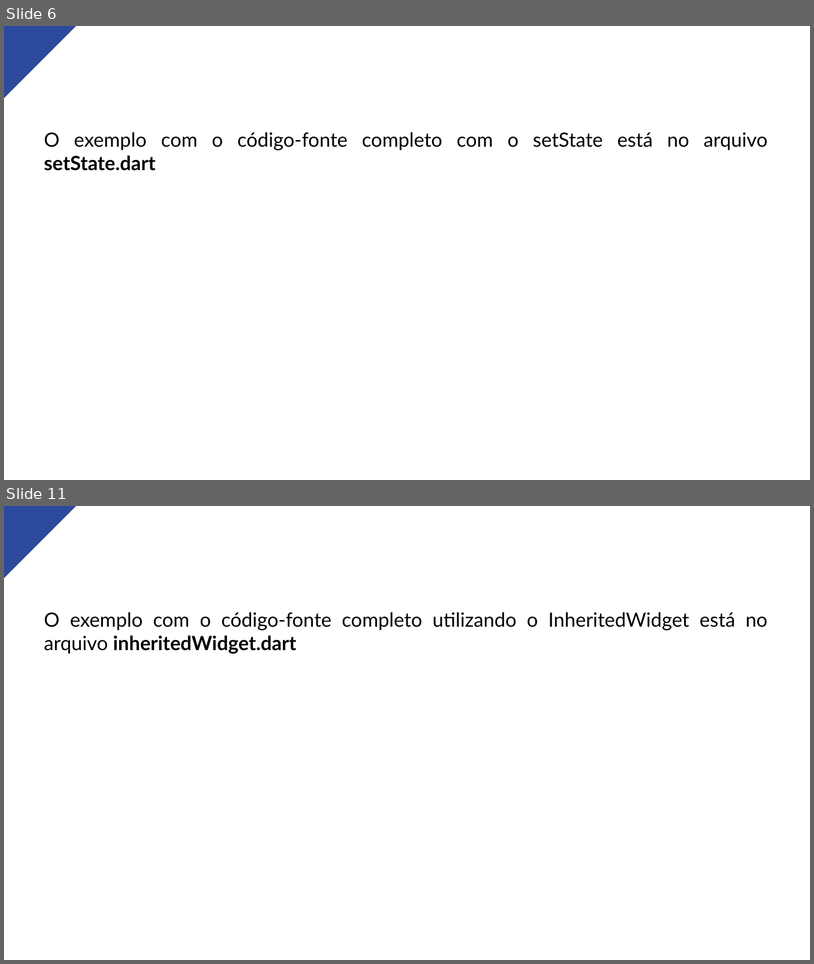
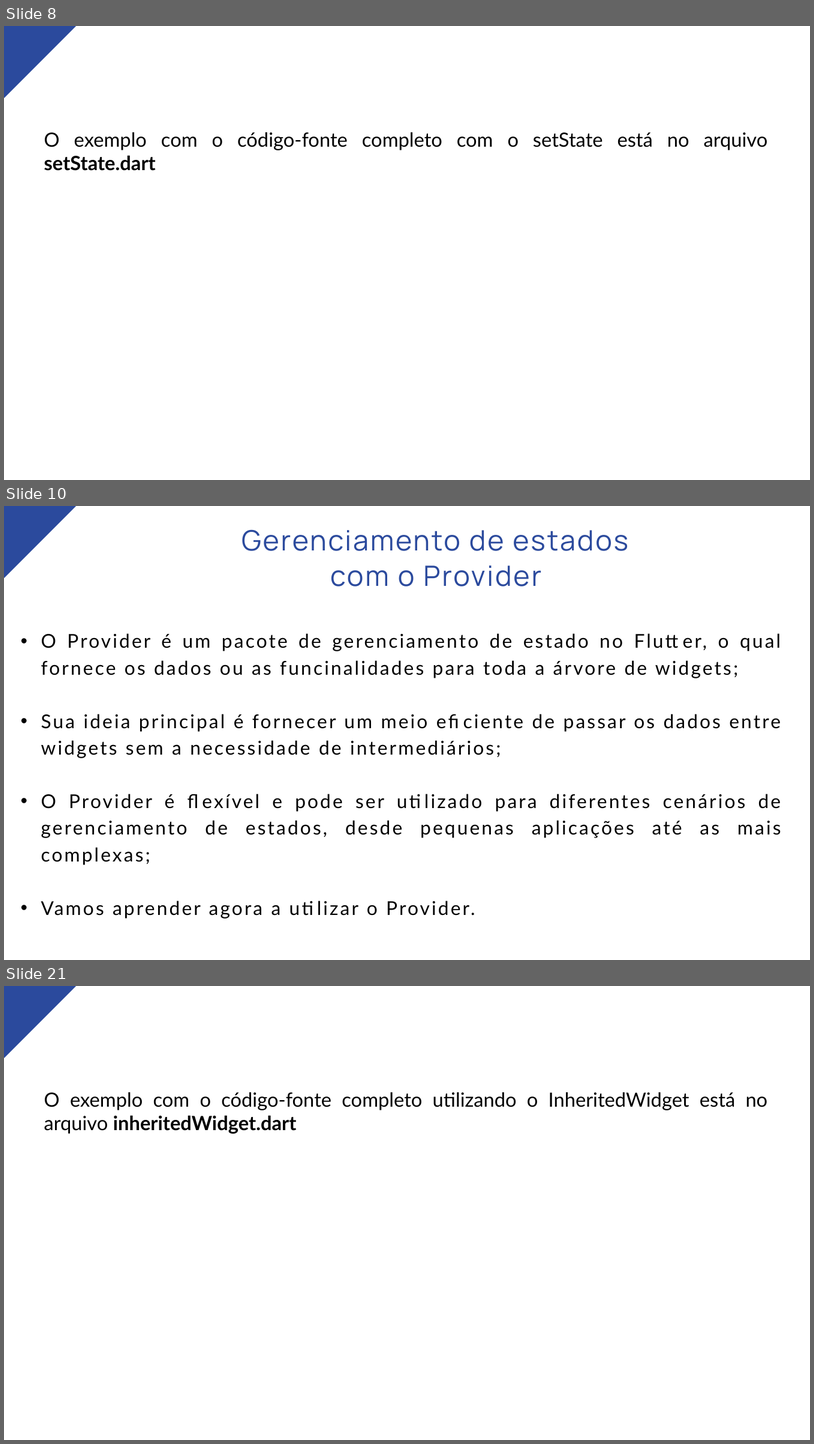
Before and after one commit to marcosdosea/TreinamentoFlutter, a slide deck: Aula11-Manipulação de Estados/Aula11-Manipulação de Estados.pptx. Shown one above the other, each under a label of ours: slides 6 and 11 before the commit, slides 8, 10 and 21 after it; the slides between them are not shown. The pictures are 814x964 and 814x1444 pixels, drawn with LibreOffice and Linux fonts; fonts in the diff are those of the drawing. Boxes give left, top, right and bottom in pixels: in the first picture for what was removed or moved away, otherwise in the second. Text is boxed around its words. In the diff, an @@ line names an element or a change of style, - is before the commit and + after.

Commit message:
Atualização da aula sobre manipulação de estados. Issue #17

```diff
--- a/Aula11-Manipulação de Estados/Aula11-Manipulação de Estados.pptx
+++ b/Aula11-Manipulação de Estados/Aula11-Manipulação de Estados.pptx
@@ slide 10 added at box(4, 506, 810, 960), background #FFFFFF @@
@@ freeform shape added at box(4, 506, 76, 578), fill #2B4A9D @@
@@ text added at box(242, 529, 629, 586), 50 pt, text #2B4A9D @@
+Gerenciamento de estados com o Provider
@@ text added at box(41, 633, 782, 918), 34 pt, text #000000 @@
+• O Provider é um pacote de gerenciamento de estado no Flutter, o qual fornece os dados ou as funcinalidades para toda a árvore de widgets;
+• Sua ideia principal é fornecer um meio eficiente de passar os dados entre widgets sem a necessidade de intermediários;
+• O Provider é flexível e pode ser utilizado para diferentes cenários de gerenciamento de estados, desde pequenas aplicações até as mais complexas;
+• Vamos aprender agora a utilizar o Provider.
@@ what was slide 6 is now slide 8 @@
@@ what was slide 11 is now slide 21 @@
```
Also in this commit, not shown: 9 slides changed, 9 other slides added, 1 other file.
